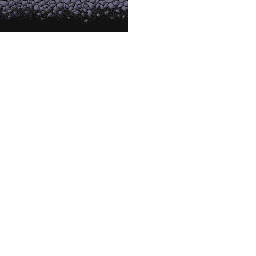
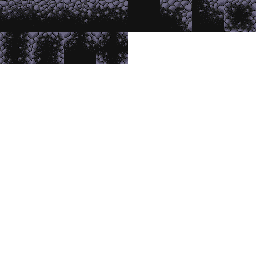
Layered file, before and after one edit (256x256). Changes by layer:
painted on "Background" over box(0, 0, 256, 64)
